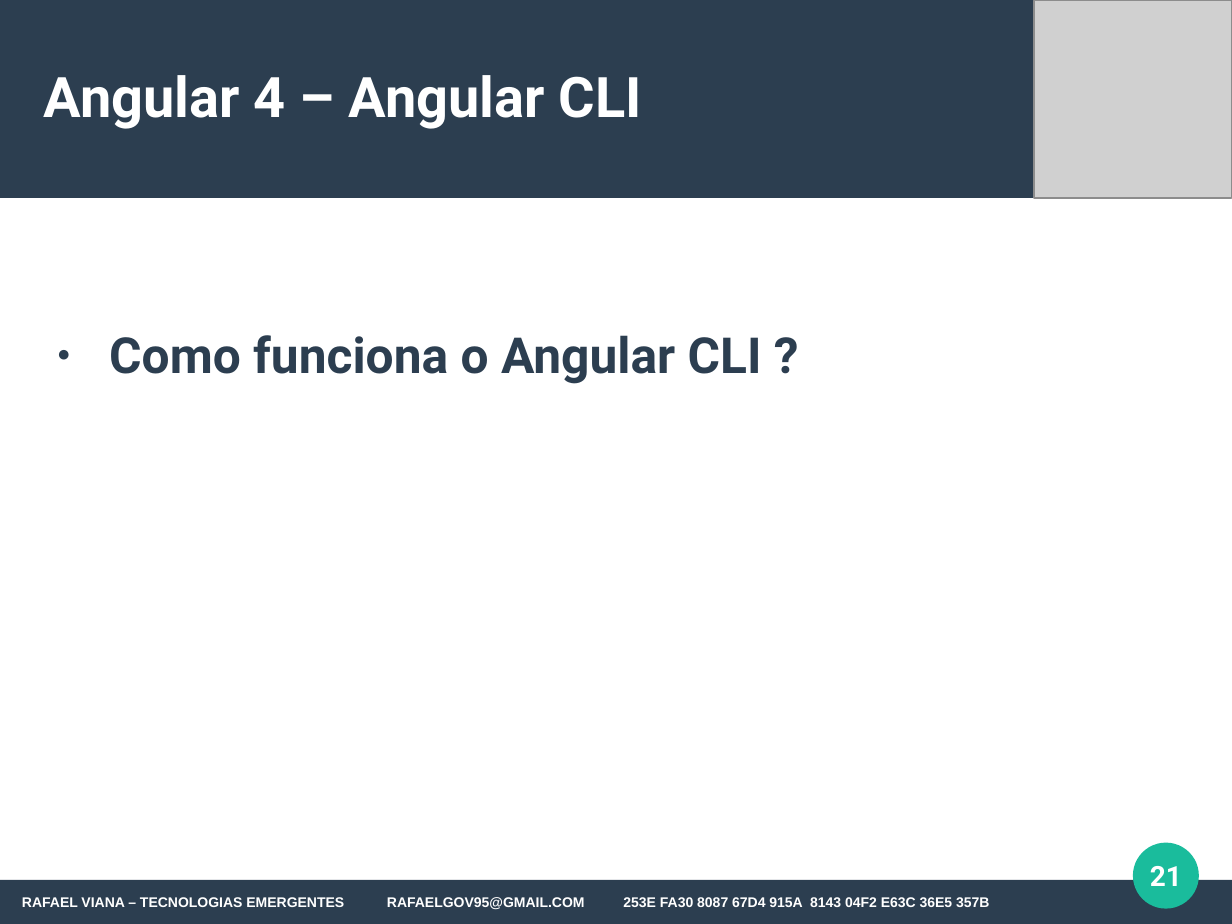
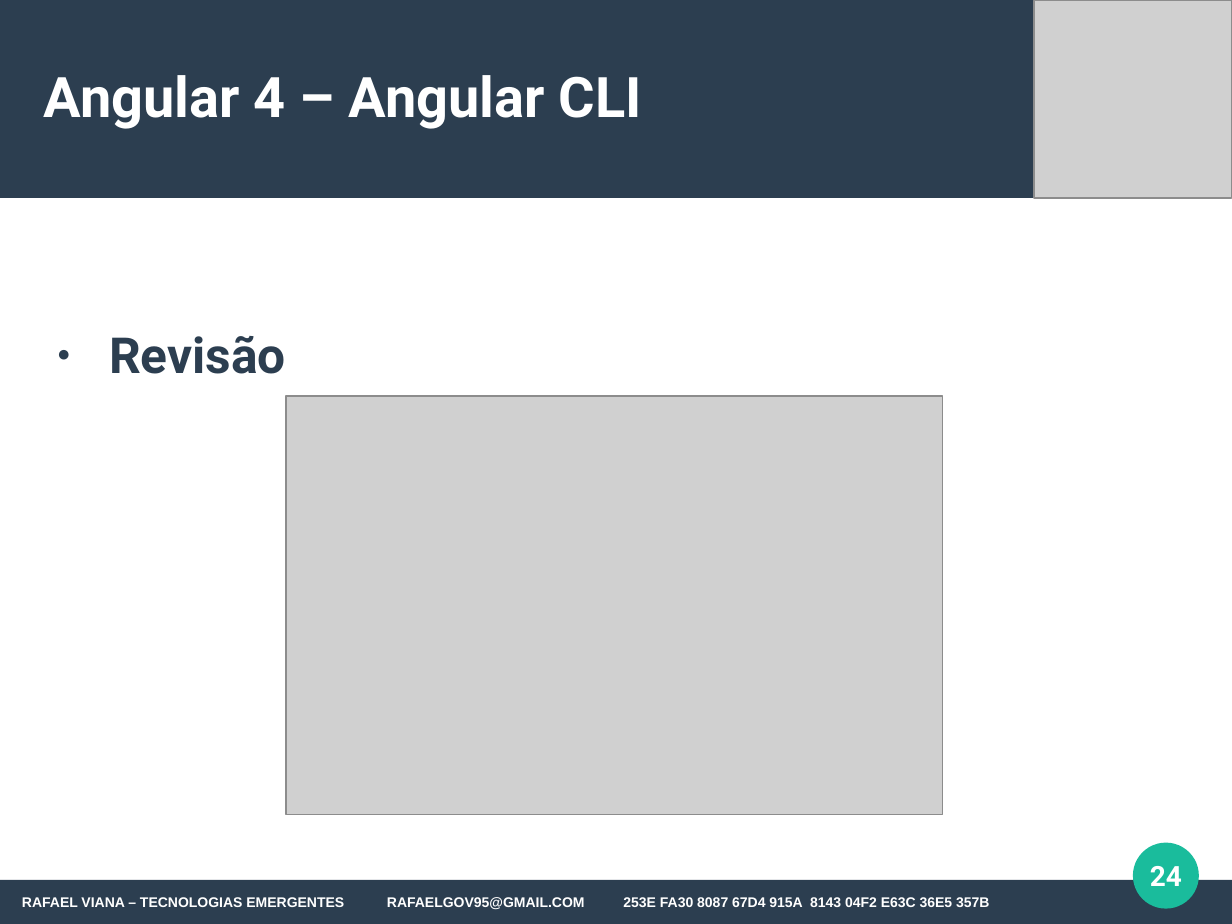
Before and after one commit to rafaelgov95/TE, a slide deck: slide 24 of Apresentação/Angular-4.odp (slide 21 before the commit). Drawn at 1232x924 pixels with LibreOffice and Linux fonts; fonts in the diff are those of the drawing; grey boxes stand for pictures. Boxes give left, top, right and bottom in pixels: in the first picture for what was removed or moved away, otherwise in the second. Text is boxed around its words. In the diff, an @@ line names an element or a change of style, - is before the commit and + after.

```diff
--- a/Apresentação/Angular-4.odp
+++ b/Apresentação/Angular-4.odp
@@ text at (x1=109, y1=336, x2=286, y2=374): text changed @@
-● Como funciona o Angular CLI ?
+● Revisão
@@ picture added at (x1=286, y1=396, x2=942, y2=814) @@
@@ page number at (x1=1150, y1=866, x2=1182, y2=886): text changed @@
-21
+24
```
Also in this commit, not shown: 3 other slides changed, 2 slides added, 1 other file.
